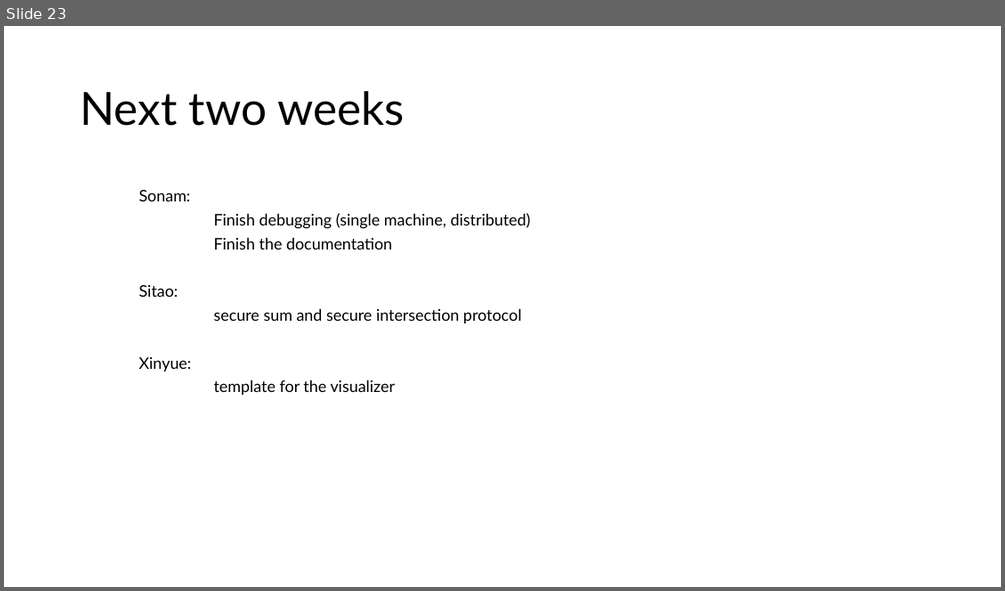
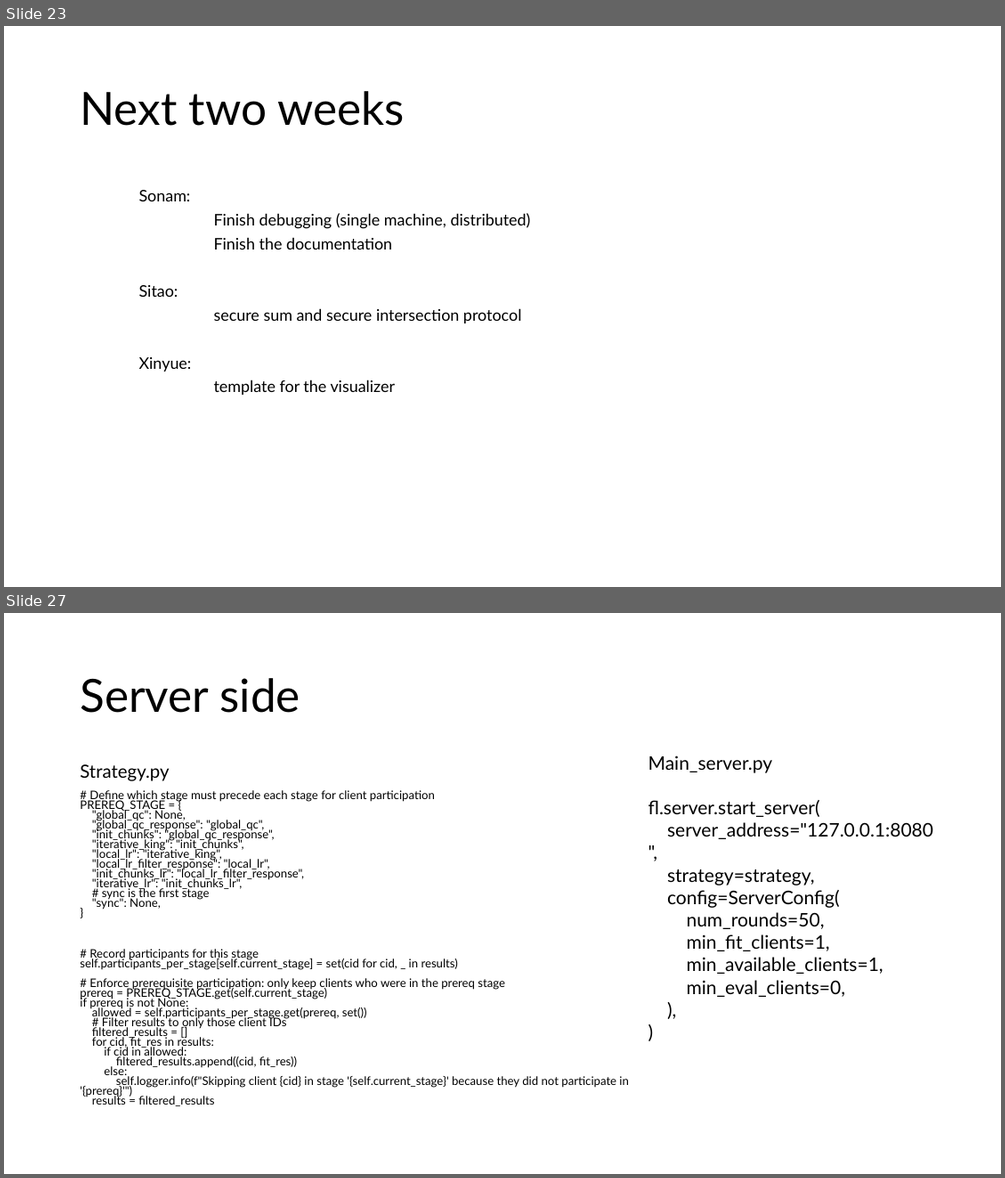
Before and after one commit to idsla/Fed-GWAS, a slide deck: pipeline/0321.pptx. Shown one above the other, each under a label of ours: slide 23 before the commit, slides 23 and 27 after it; the slides between them are not shown. The pictures are 1005x591 and 1005x1178 pixels, drawn with LibreOffice and Linux fonts; fonts in the diff are those of the drawing. Boxes give left, top, right and bottom in pixels: in the first picture for what was removed or moved away, otherwise in the second. Text is boxed around its words. In the diff, an @@ line names an element or a change of style, - is before the commit and + after.

```diff
--- a/pipeline/0321.pptx
+++ b/pipeline/0321.pptx
@@ slide 27 added at (4, 613, 1001, 1174), background #FFFFFF @@
@@ title added at (80, 678, 299, 713), 44 pt, text #000000 @@
+Server side
@@ text added at (80, 764, 629, 1106), 11.2 pt, text #000000 @@
+Strategy.py
+# Define which stage must precede each stage for client participation
+PREREQ_STAGE = {
+"global_qc": None,
+"global_qc_response": "global_qc",
+"init_chunks": "global_qc_response",
+"iterative_king": "init_chunks",
+"local_lr": "iterative_king",
+"local_lr_filter_response": "local_lr",
+"init_chunks_lr": "local_lr_filter_response",
+"iterative_lr": "init_chunks_lr",
+# sync is the first stage
+"sync": None,
+}
+# Record participants for this stage
+self.participants_per_stage[self.current_stage] = set(cid for cid, _ in results)
+# Enforce prerequisite participation: only keep clients who were in the prereq stage
+prereq = PREREQ_STAGE.get(self.current_stage)
+if prereq is not None:
+allowed = self.participants_per_stage.get(prereq, set())
+# Filter results to only those client IDs
+filtered_results = []
+for cid, fit_res in results:
+if cid in allowed:
+filtered_results.append((cid, fit_res))
+else:
+self.logger.info(f"Skipping client {cid} in stage '{self.current_stage}' because they did not participate in '{prereq}'")
+results = filtered_results
@@ text added at (648, 755, 933, 997), 18 pt, text #000000 @@
+Main_server.py
+fl.server.start_server(
+server_address="127.0.0.1:8080",
+strategy=strategy,
+config=ServerConfig(
+num_rounds=50,
+min_fit_clients=1,
+min_available_clients=1,
+min_eval_clients=0,
+),
+)
```
Also in this commit, not shown: 4 other slides added, 1 other file.
